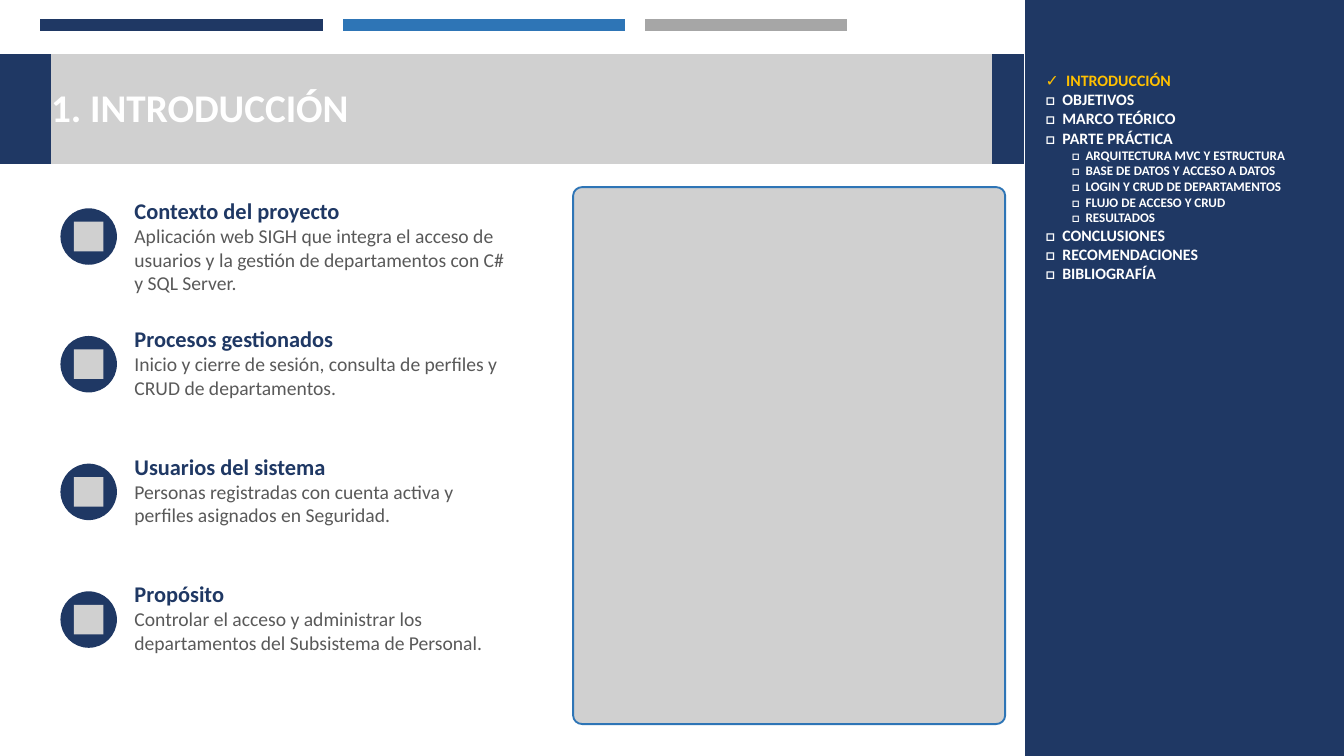
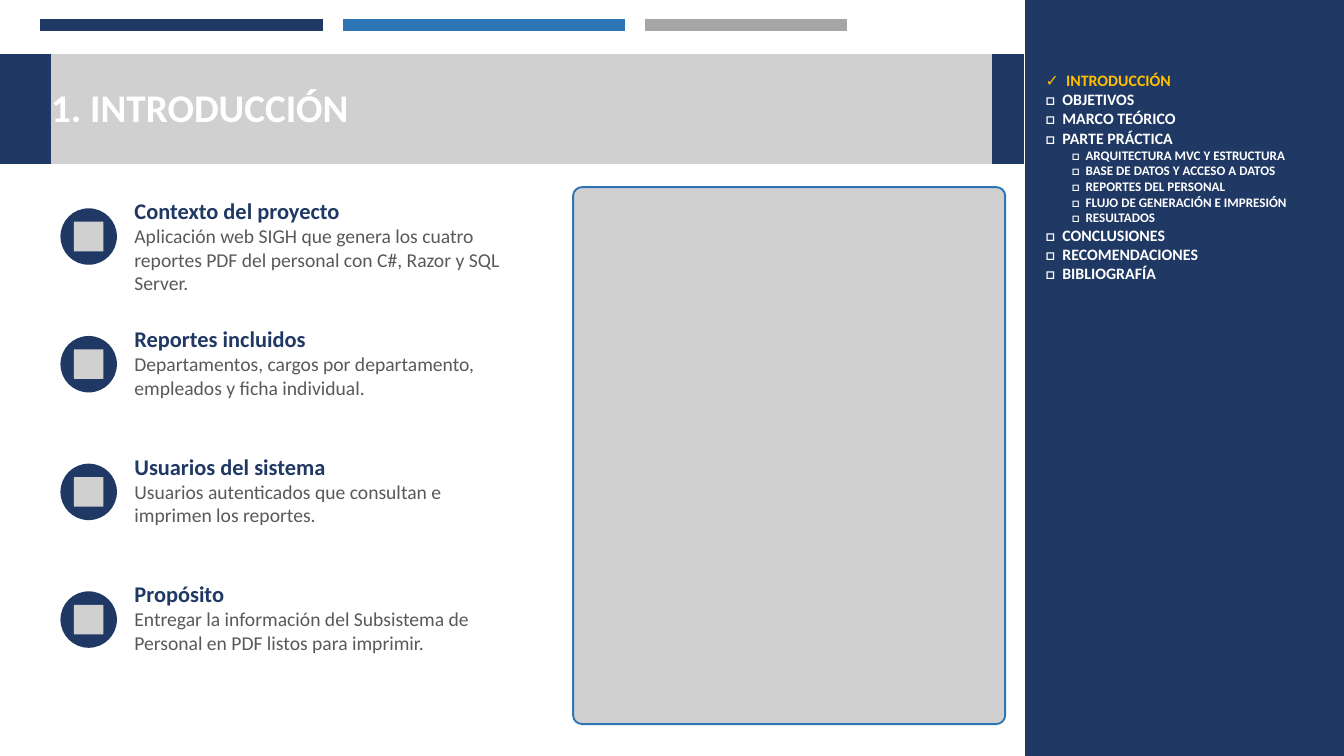
Before and after one commit to Josue-Chango/SIDH_GR02, a slide deck: slide 2 of DOTNET/REPORTES/02. DOCUMENTACION/REPORTES_DOTNET_SQL_GR02.pptx. Drawn at 1344x756 pixels with LibreOffice and Linux fonts; fonts in the diff are those of the drawing; grey boxes stand for pictures. Boxes give left, top, right and bottom in pixels: in the first picture for what was removed or moved away, otherwise in the second. Text is boxed around its words. In the diff, an @@ line names an element or a change of style, - is before the commit and + after.

Commit message:
presentacion reportes

```diff
--- a/DOTNET/REPORTES/02. DOCUMENTACION/REPORTES_DOTNET_SQL_GR02.pptx
+++ b/DOTNET/REPORTES/02. DOCUMENTACION/REPORTES_DOTNET_SQL_GR02.pptx
@@ text at (1086,182,1287,207): text changed @@
-□ LOGIN Y CRUD DE DEPARTAMENTOS
-□ FLUJO DE ACCESO Y CRUD
+□ REPORTES DEL PERSONAL
+□ FLUJO DE GENERACIÓN E IMPRESIÓN
@@ text at (134,229,499,290): text changed @@
-Aplicación web SIGH que integra el acceso de usuarios y la gestión de departamentos con C# y SQL Server.
+Aplicación web SIGH que genera los cuatro reportes PDF del personal con C#, Razor y SQL Server.
@@ text at (134,331,474,398): text changed @@
-Procesos gestionados
-Inicio y cierre de sesión, consulta de perfiles y CRUD de departamentos.
+Reportes incluidos
+Departamentos, cargos por departamento, empleados y ficha individual.
@@ text at (134,485,441,525): text changed @@
-Personas registradas con cuenta activa y perfiles asignados en Seguridad.
+Usuarios autenticados que consultan e imprimen los reportes.
@@ text at (134,612,469,653): text changed @@
-Controlar el acceso y administrar los departamentos del Subsistema de Personal.
+Entregar la información del Subsistema de Personal en PDF listos para imprimir.
```
Also in this commit, not shown: 9 other slides changed.
